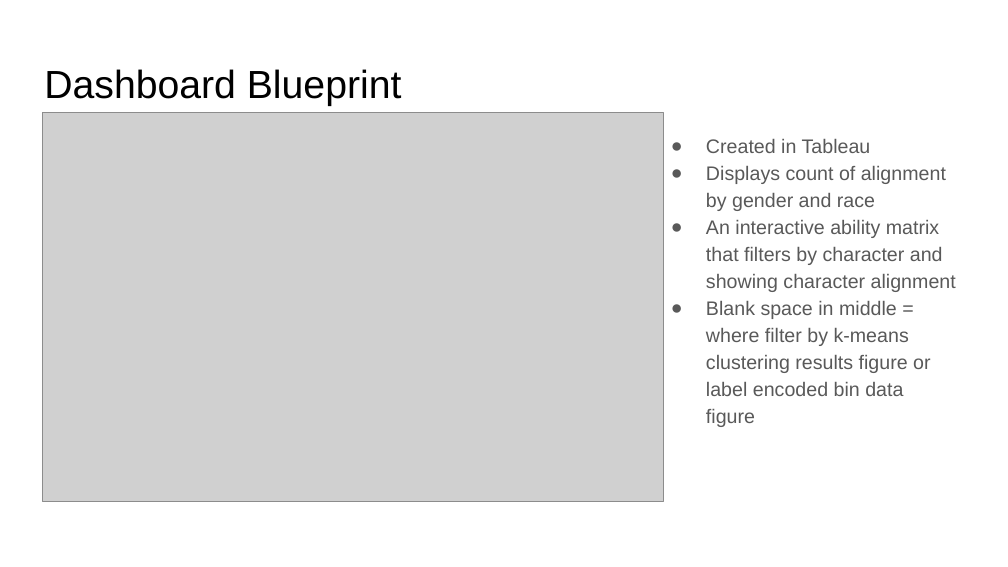
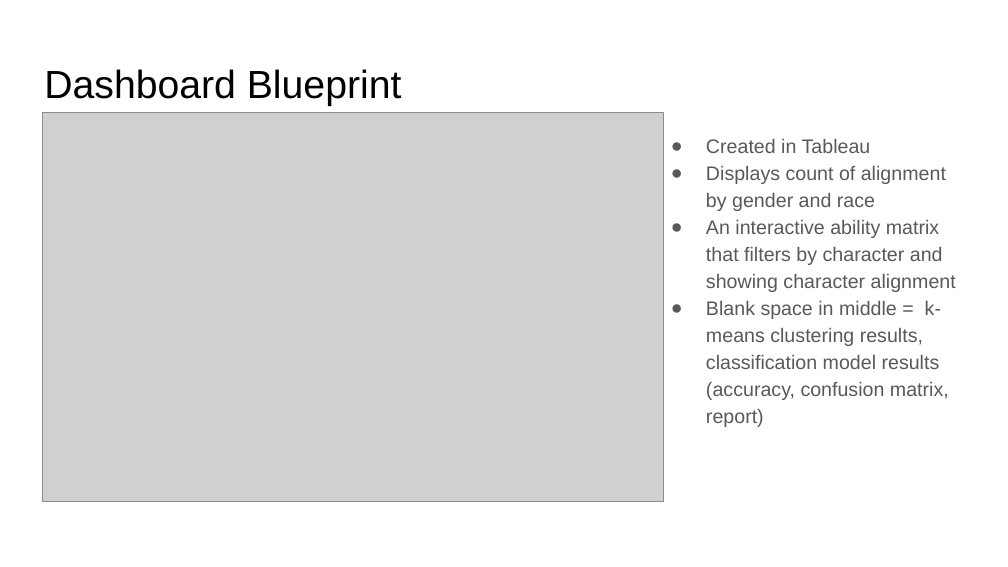
Before and after one commit to jmasurovsky/Superhero_ML, a slide deck: slide 12 of Superhero_ML.pptx. Drawn at 1008x567 pixels with LibreOffice and Linux fonts; fonts in the diff are those of the drawing; grey boxes stand for pictures. Boxes give left, top, right and bottom in pixels: in the first picture for what was removed or moved away, otherwise in the second. Text is boxed around its words. In the diff, an @@ line names an element or a change of style, - is before the commit and + after.

```diff
--- a/Superhero_ML.pptx
+++ b/Superhero_ML.pptx
@@ text at (706, 301, 949, 427): text changed @@
-● Blank space in middle = where filter by k-means clustering results figure or label encoded bin data figure
+● Blank space in middle = k-means clustering results, classification model results (accuracy, confusion matrix, report)
```
